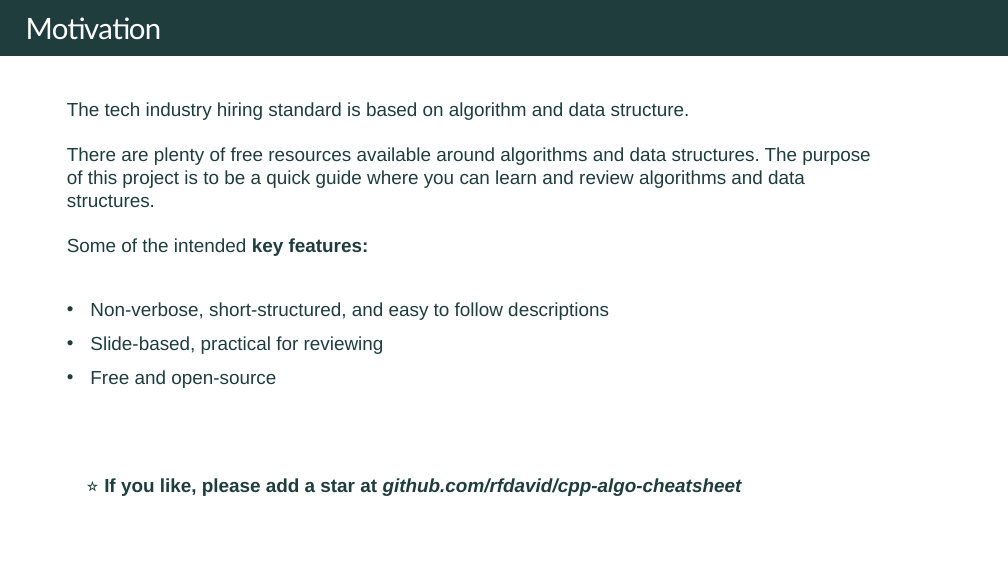
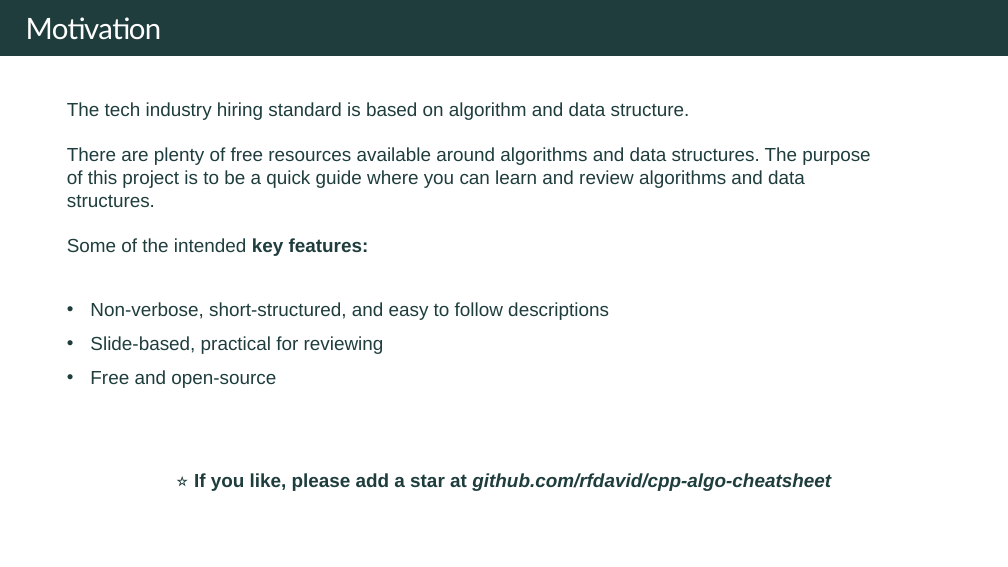
Before and after one commit to rfdavid/coding-interview-handbook-cpp, a slide deck: slide 3 of Algorithm and problem Solving Cheatsheet.pptm. Drawn at 1008x567 pixels with LibreOffice and Linux fonts; fonts in the diff are those of the drawing. Boxes give left, top, right and bottom in pixels: in the first picture for what was removed or moved away, otherwise in the second. Text is boxed around its words. In the diff, an @@ line names an element or a change of style, - is before the commit and + after.

```diff
--- a/Algorithm and problem Solving Cheatsheet.pptm
+++ b/Algorithm and problem Solving Cheatsheet.pptm
@@ text "⭐ If you like, please ...": place and size @@
-text "⭐ If you like, please ..." at (104, 478, 742, 496)
+text "⭐ If you like, please ..." at (194, 473, 831, 491)
```
Also in this commit, not shown: 6 other slides changed, 14 slides added, 1 slide removed, 14 other files.
